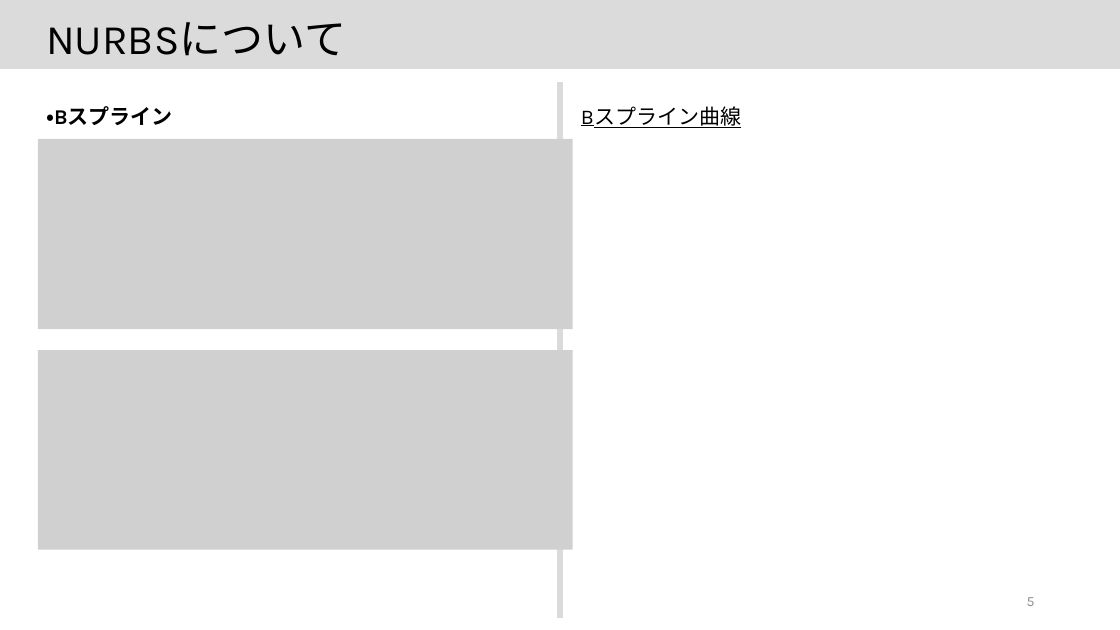
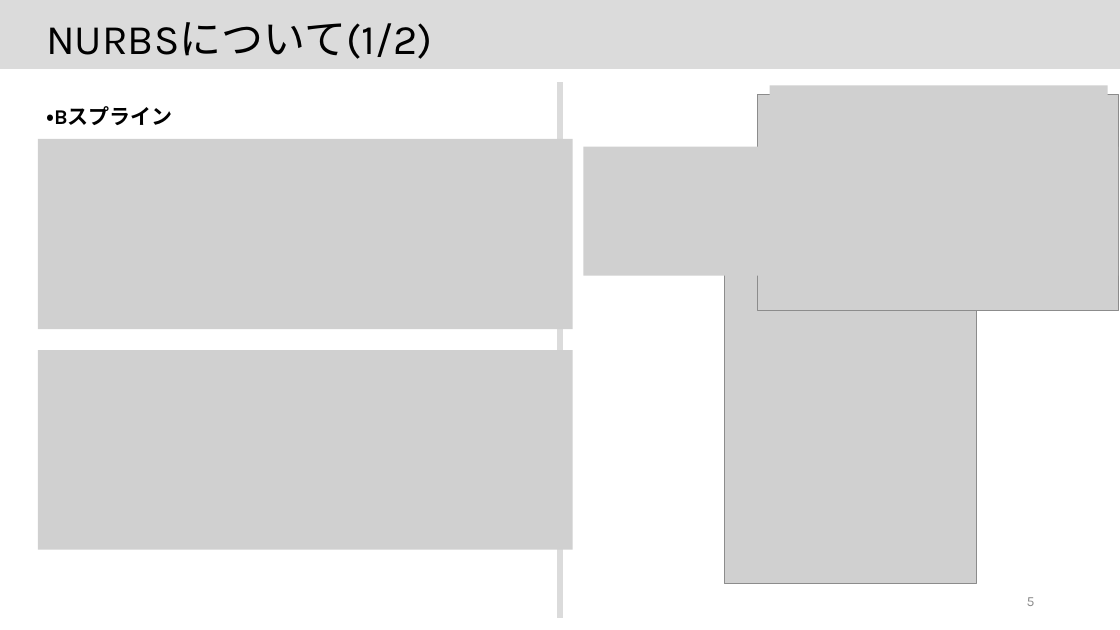
Before and after one commit to JoTsuchi22/lab_share, a slide deck: slide 5 of 中間発表/中間発表.pptx. Drawn at 1120x630 pixels with LibreOffice and Linux fonts; fonts in the diff are those of the drawing; grey boxes stand for pictures. Boxes give left, top, right and bottom in pixels: in the first picture for what was removed or moved away, otherwise in the second. Text is boxed around its words. In the diff, an @@ line names an element or a change of style, - is before the commit and + after.

```diff
--- a/中間発表/中間発表.pptx
+++ b/中間発表/中間発表.pptx
@@ text at [46, 22, 432, 59]: text changed @@
-NURBSについて
+NURBSについて(1/2)
@@ picture added at [770, 86, 1107, 114] @@
@@ text removed at [581, 106, 741, 128] @@
-Bスプライン曲線
@@ picture added at [758, 94, 1119, 311] @@
@@ picture added at [803, 118, 844, 147] @@
@@ picture added at [584, 147, 1119, 276] @@
@@ picture added at [834, 121, 875, 150] @@
@@ picture added at [889, 136, 929, 166] @@
@@ picture added at [957, 136, 997, 166] @@
@@ picture added at [994, 123, 1034, 152] @@
@@ picture added at [1038, 120, 1079, 150] @@
@@ picture added at [724, 271, 976, 584] @@
@@ picture added at [788, 344, 837, 368] @@
@@ picture added at [823, 412, 872, 435] @@
@@ picture added at [905, 410, 954, 434] @@
@@ picture added at [769, 438, 818, 461] @@
@@ picture added at [793, 490, 842, 513] @@
@@ picture added at [837, 490, 886, 513] @@
```
Also in this commit, not shown: 3 other slides changed, 10 slides added, 13 other files.
